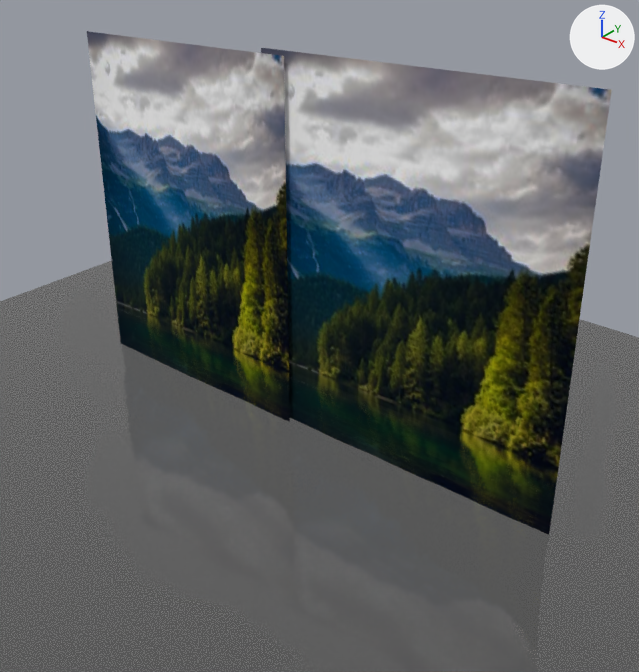
The glTF model static/models/static/background.glb, before and after one commit.
Before and after are seen from a camera (50 mm lens) standing at (25.8, 9.3, 33.6) and looking at (-10.5, 54.8, 5.4). The axes (+X, +Y, +Z) are drawn at upper right. The lights are the same throughout. Where no turn or scale is listed for an object, it has been applied to the vertices.

Names of what the first picture shows: 'Plane', 'pexels-cottonbro-5608200', 'pexels-cottonbro-5608200.001'.
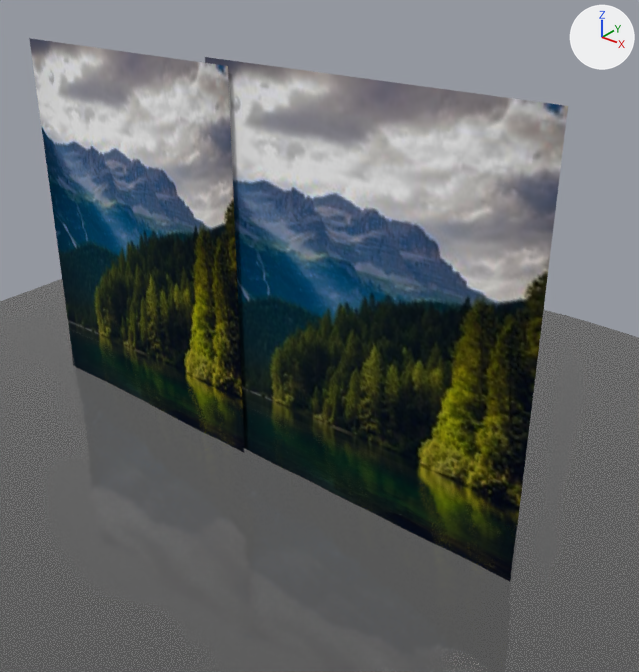
Changed parts and their boxes [x1, y1, x2, y2] in the pictures (639 x 672 px):
'pexels-cottonbro-5608200', moved
    before: [261, 48, 612, 473]
    after: [205, 57, 568, 514]
'pexels-cottonbro-5608200.001', moved
    before: [87, 31, 289, 372]
    after: [29, 38, 242, 399]

The change, as a list of edits to the scene's bpy script:
```text
Change ob_pexels_cottonbro_5608200:
    ob_pexels_cottonbro_5608200.location: (-4.44, 56.29, 7.56) -> (-4.44, 50.91, 7.56)
Change ob_pexels_cottonbro_5608200_001:
    ob_pexels_cottonbro_5608200_001.location: (-25.02, 56.01, 7.21) -> (-25.02, 50.63, 7.21)
```
